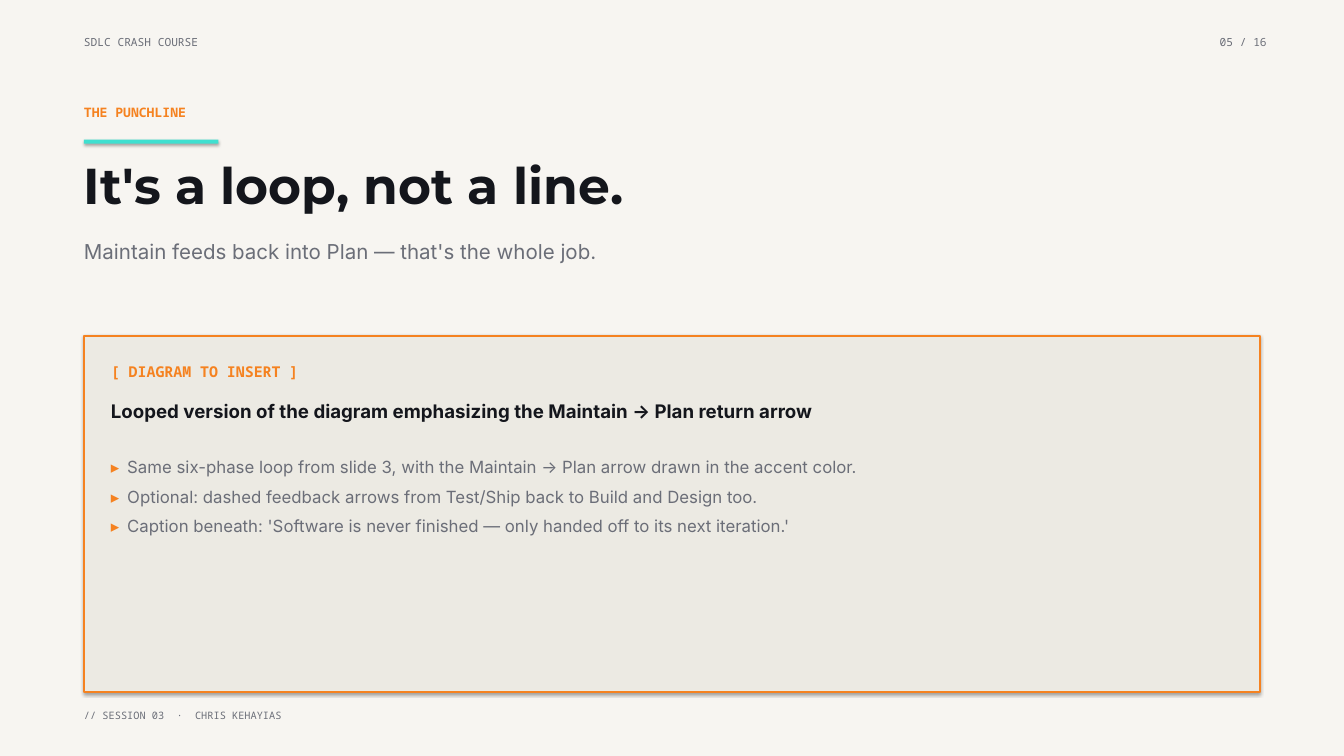
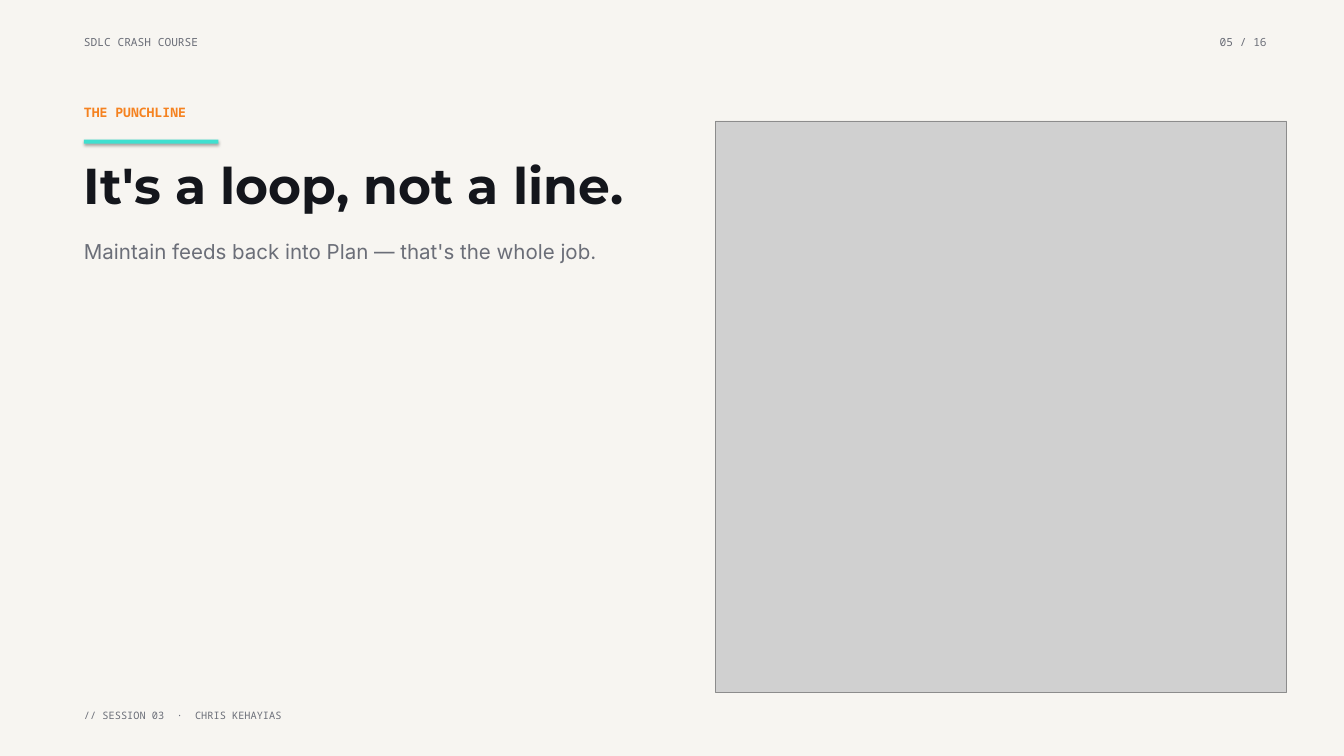
Before and after one commit to chriskehayias/ContextEngineering, a slide deck: slide 4 of schedule/03-sdlc-crash-course/03-sdlc-crash-course.pptx (slide 5 before the commit). Drawn at 1344x756 pixels with LibreOffice and Linux fonts; fonts in the diff are those of the drawing; grey boxes stand for pictures. Boxes give left, top, right and bottom in pixels: in the first picture for what was removed or moved away, otherwise in the second. Text is boxed around its words. In the diff, an @@ line names an element or a change of style, - is before the commit and + after.

```diff
--- a/schedule/03-sdlc-crash-course/03-sdlc-crash-course.pptx
+++ b/schedule/03-sdlc-crash-course/03-sdlc-crash-course.pptx
@@ picture added at [716,121,1287,692] @@
@@ rectangle removed at [84,336,1260,692] @@
@@ text removed at [129,366,281,377] @@
-[ DIAGRAM TO INSERT ]
@@ text removed at [111,403,812,422] @@
-Looped version of the diagram emphasizing the Maintain → Plan return arrow
@@ text removed at [127,460,857,536] @@
-▸ Same six-phase loop from slide 3, with the Maintain → Plan arrow drawn in the accent color.
-▸ Optional: dashed feedback arrows from Test/Ship back to Build and Design too.
-▸ Caption beneath: 'Software is never finished — only handed off to its next iteration.'
```
Also in this commit, not shown: 9 other slides changed, 1 slide added, 4 other files.
